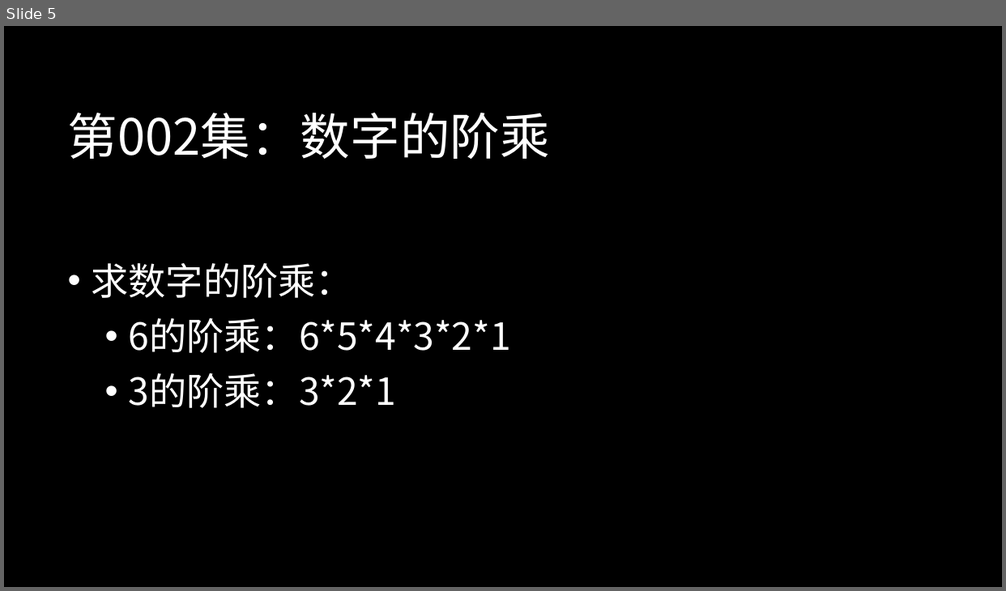
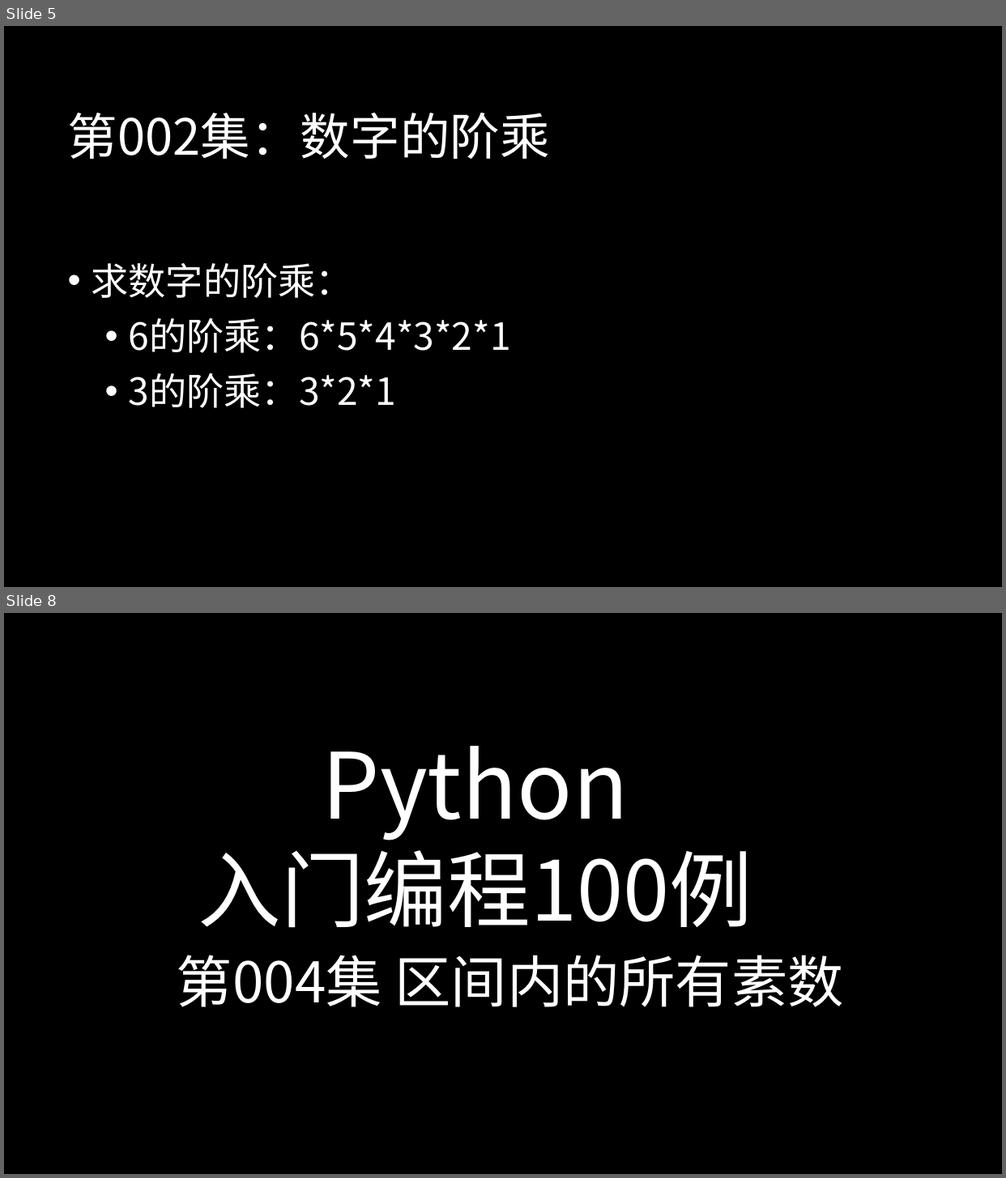
Before and after one commit to peiss/ant-learn-python-100P, a slide deck: docs/Python入门编程100例.pptx. Shown one above the other, each under a label of ours: slide 5 before the commit, slides 5 and 8 after it; the slides between them are not shown. The pictures are 1006x591 and 1006x1178 pixels, drawn with LibreOffice and Linux fonts; fonts in the diff are those of the drawing; background and template pictures are left out. Boxes give left, top, right and bottom in pixels: in the first picture for what was removed or moved away, otherwise in the second. Text is boxed around its words. In the diff, an @@ line names an element or a change of style, - is before the commit and + after.

```diff
--- a/docs/Python入门编程100例.pptx
+++ b/docs/Python入门编程100例.pptx
@@ slide 8 added at <box>4,613,1002,1174</box>, background picture (left out) @@
@@ text added at <box>198,746,753,928</box>, 80 pt, text #FFFFFF @@
+Python
+入门编程100例
@@ text added at <box>177,955,844,1007</box>, 54 pt, text #FFFFFF @@
+第004集 区间内的所有素数
```
Also in this commit, not shown: 1 slide changed, 2 other slides added, 2 other files.
